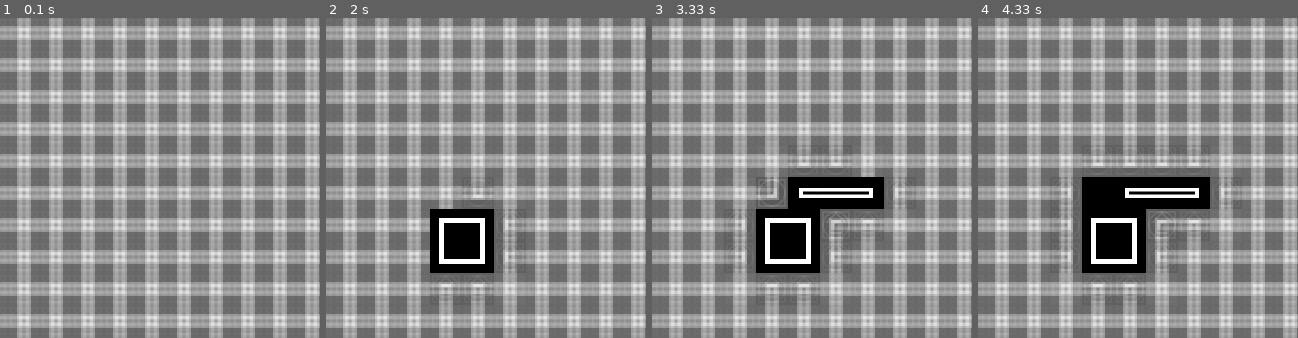
Above: before the commit, frames 1-4 (left to right).
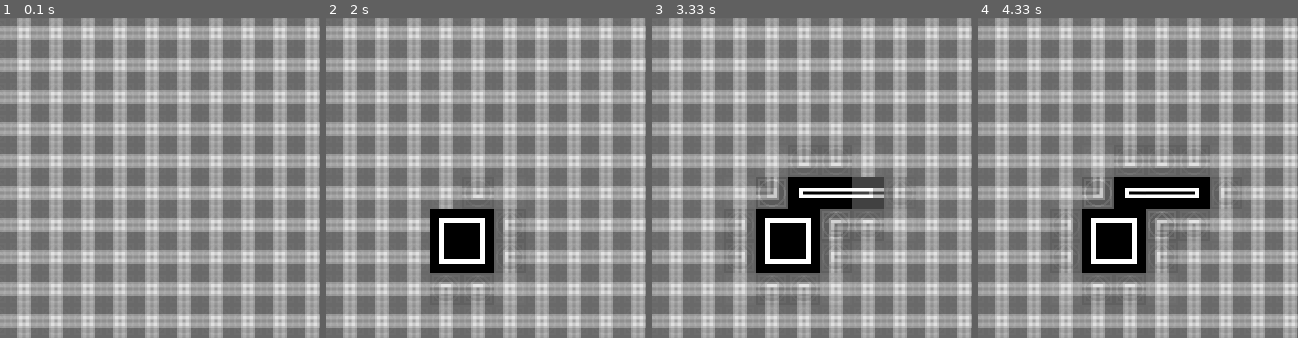
Above: after the commit, the same moments.

Repository: bobbarnes1981/PyGameWaveFunctionCollapse
Game: pygame game, started from wfc/__main__.py
Two runs of this game, one before a commit and one after it. Both use one fixed random seed, a clock stepped at 60 frames per second and the inputs below.
Inputs:
- Up to frame 1 (0.1 s): no input
- Up to frame 2 (2 s): no input
- Up to frame 3 (3.33 s): no input
- Up to frame 4 (4.33 s): tap Enter at 3.33, 3.67, 4 s
The pictures show only the part of the screen within x 34-84%, y 5-55%; the shares and areas given below are measured in that part.

Frames 1-2 are identical in both runs. In frame 3, 0.9% of the frame differs, in the area x 62-76%, y 49-60%; in frame 4, 1.4%, in the area x 25-43%, y 40-60%.

Commit message:
allow wall sections to connect to self

Diff:
--- a/wfc/__main__.py
+++ b/wfc/__main__.py
@@ -1,5 +1,4 @@
 import argparse
-import json
 import logging
 import solver
 
@@ -86,8 +85,8 @@
         'ewall': { 'n': blank_connect_n, 'e': blank_connect_e, 's': blank_connect_s, 'w': ['wwall','ewwall'] },
         'swall': { 'n': ['nwall','nswall'], 'e': blank_connect_e, 's': blank_connect_s, 'w': blank_connect_w },
         'wwall': { 'n': blank_connect_n, 'e': ['ewall','ewwall'], 's': blank_connect_s, 'w': blank_connect_w },
-        'nswall': { 'n': ['nwall'], 'e': blank_connect_e, 's': ['swall'], 'w': blank_connect_w },
-        'ewwall': { 'n': blank_connect_n, 'e': ['ewall'], 's': blank_connect_s, 'w': ['wwall'] }
+        'nswall': { 'n': ['nwall','nswall'], 'e': blank_connect_e, 's': ['swall','nswall'], 'w': blank_connect_w },
+        'ewwall': { 'n': blank_connect_n, 'e': ['ewall','ewwall'], 's': blank_connect_s, 'w': ['wwall','ewwall'] }
     }
     tileset = solver.TileSet(tile_names, tile_rules)
 
